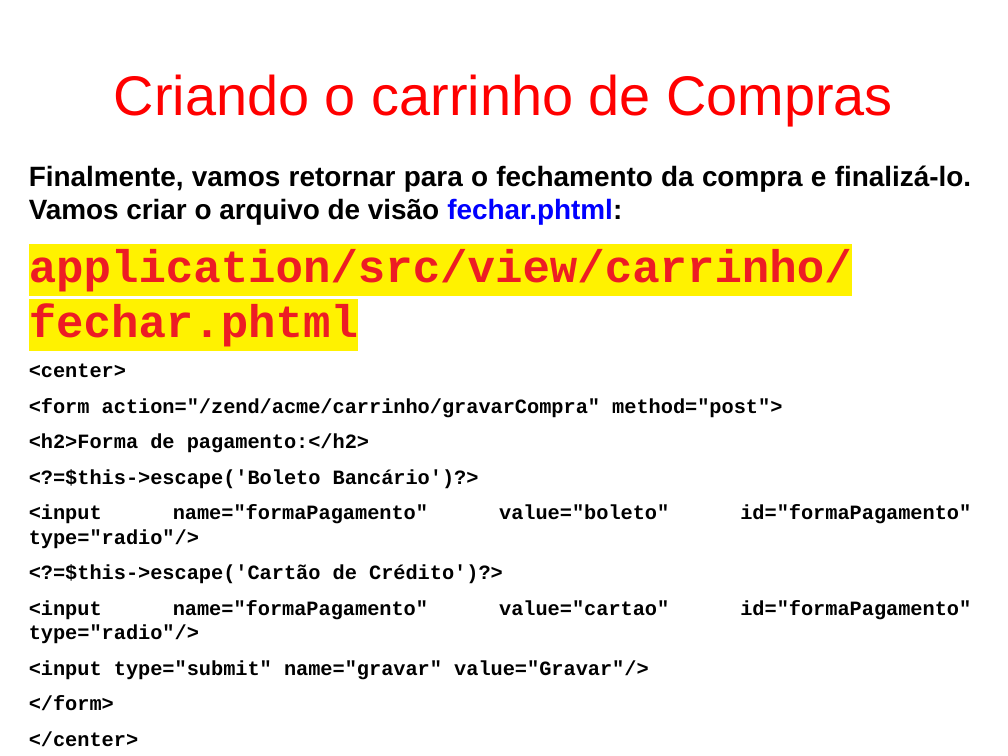
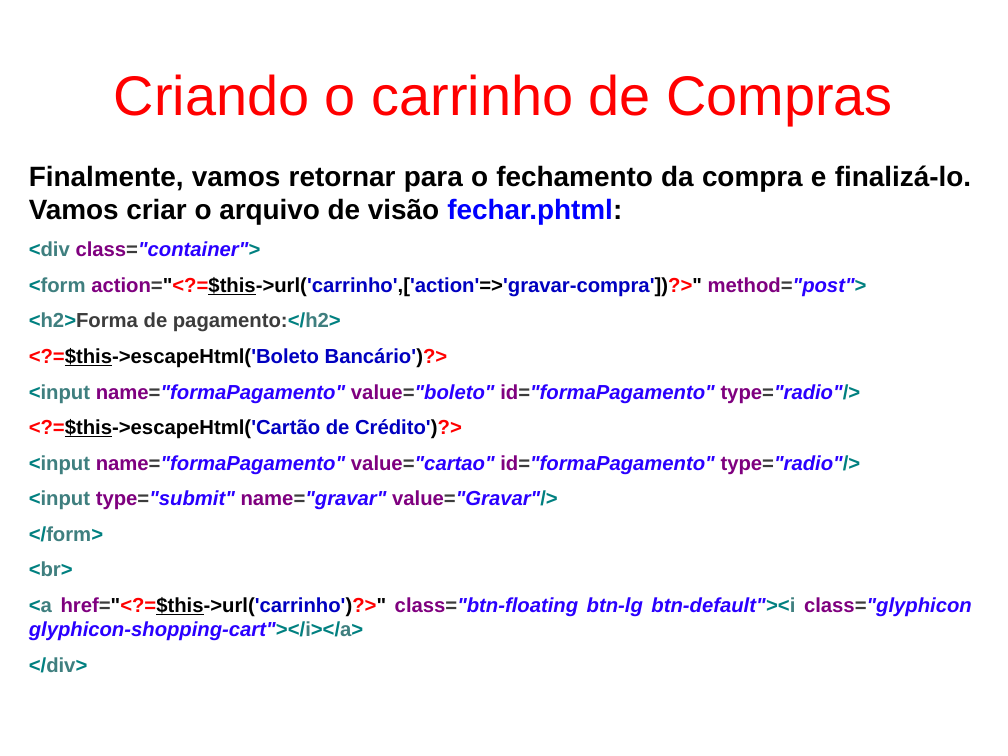
Before and after one commit to fgsl/lojasacme, a slide deck: slide 130 of docs/tutorial.odp (slide 113 before the commit). Drawn at 1008x756 pixels with LibreOffice and Linux fonts; fonts in the diff are those of the drawing. Boxes give left, top, right and bottom in pixels: in the first picture for what was removed or moved away, otherwise in the second. Text is boxed around its words. In the diff, an @@ line names an element or a change of style, - is before the commit and + after.

```diff
--- a/docs/tutorial.odp
+++ b/docs/tutorial.odp
@@ text at (29,241,867,297): text changed; font Courier New to Arial; text colour #000000 to #0000C0 @@
-application/src/view/carrinho/fechar.phtml
-<center>
-<form action="/zend/acme/carrinho/gravarCompra" method="post">
+<div class="container">
+<form action="<?=$this->url('carrinho',['action'=>'gravar-compra'])?>" method="post">
@@ text at (29,312,861,542): font Courier New to Arial in "<h2>Forma de pagamento:</h2>", "<input name="formaPagamento" value="boleto" id="formaPagamen ...", "<input name="formaPagamento" value="cartao" id="formaPagamen ...", "<input type="submit" name="gravar" value="Gravar"/>" and 1 more places; text colour #000000 to #008080 in "<h2>Forma pagamento:</h2>", "<input type="radio"/>", "<input type="radio"/>", "<input value="Gravar"/>" and 1 more places; text colour #000000 to #3F7F7F in "<h2>Forma pagamento:</h2>", "<input", "<input", "<input" and 1 more places; text colour #000000 to #3C3C3C in "<h2>Forma de pagamento:</h2>", "name="formaPagamento" value="boleto" id="formaPagamento" typ ...", "name="formaPagamento" value="cartao" id="formaPagamento" typ ...", "type="submit" name="gravar" value="Gravar"/>"; text colour #000000 to #7F007F, text colour #000000 to #2A00FF, italic on in "name="formaPagamento" value="boleto" id="formaPagamento" typ ...", "name="formaPagamento" value="cartao" id="formaPagamento" typ ...", "type="submit" name="gravar" value="Gravar"/>" @@
@@ text at (29,348,448,368): text changed; font Courier New to Arial @@
-<?=$this->escape('Boleto Bancário')?>
+<?=$this->escapeHtml('Boleto Bancário')?>
@@ text at (29,419,462,439): text changed; font Courier New to Arial @@
-<?=$this->escape('Cartão de Crédito')?>
+<?=$this->escapeHtml('Cartão de Crédito')?>
@@ text at (29,561,972,673): text changed; font Courier New to Arial; text colour #000000 to #2A00FF @@
-</center>
-<a href="/zend/acme/carrinho">Carrinho de compras</a>
+<br>
+<a href="<?=$this->url('carrinho')?>" class="btn-floating btn-lg btn-default"><i class="glyphicon glyphicon-shopping-cart"></i></a>
+</div>
```
Also in this commit, not shown: 23 other slides changed, 52 slides added, 18 slides removed.
